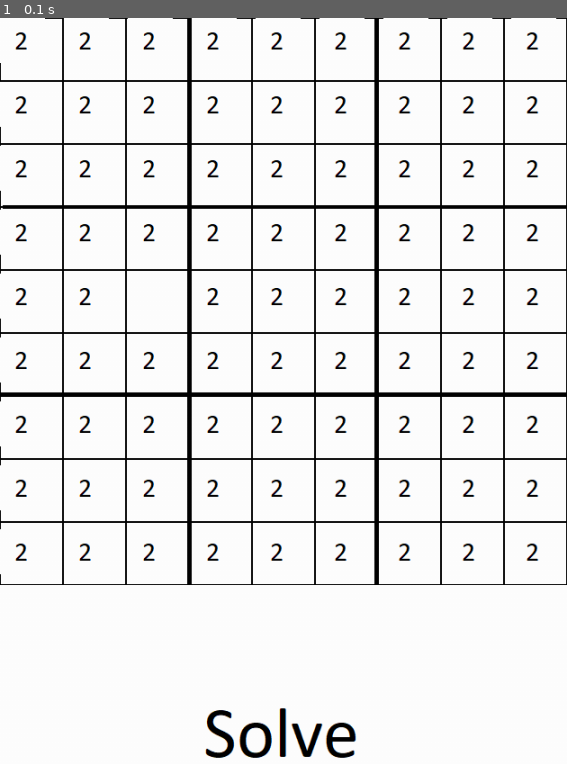
Above: before the commit, frame 1.
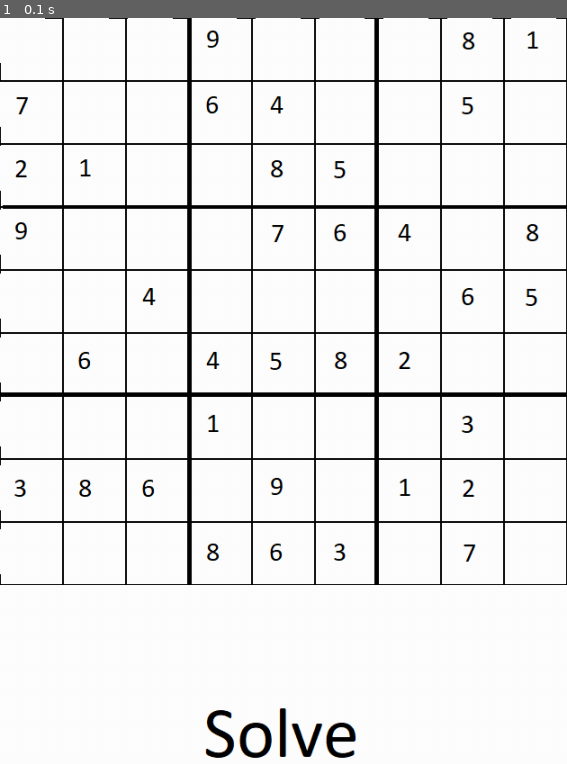
Above: after the commit, the same moment.

Repository: alexandre-assad/MySudoku
Game: pygame game, started from main.py
Two runs of this game, one before a commit and one after it. Both use one fixed random seed, a clock stepped at 60 frames per second and the inputs below.
Inputs:
- Up to frame 1 (0.1 s): no input

The runs differ from the first frame. In frame 1, 2.6% of the frame differs, in the area x 2-96%, y 1-73%.

Commit message:
[ADD] Transpose txt into Grid pygame

Diff:
--- a/main.py
+++ b/main.py
@@ -4,21 +4,27 @@
 from src.utils.txt_manager import *
 from src.utils.os_manager import *
 
-print(parse(sudoku_path("sudoku1.txt")))
+
+
+def generate_map_from_txt(file):
+    sudoku_list = parse(sudoku_path(file))
+    final_sudoku_map = []
+    sub_sudoku_map = []
+    for i in range(9):
+        for j in range(9):
+            sub_sudoku_map.append(Case(value=sudoku_list[i][j],x=i,y=j))
+        final_sudoku_map.append(sub_sudoku_map)
+        sub_sudoku_map = []
+    sudoku_map = Grid(final_sudoku_map)
+    return sudoku_map
+
+sudoku_map = generate_map_from_txt("sudoku1.txt")
 
 
 """
 To be ereased, first test of sudoku matrix
 """
-sudoku_list = []
-sub_sudoku = []
-for i in range(9):
-    for j in range(9):
-        sub_sudoku.append(Case(2,i,j))
-    sudoku_list.append(sub_sudoku)
-    sub_sudoku = []
-sudoku_map = Grid(sudoku_list)
-sudoku_map.g_matrix[2][4]= Case(0,2,4)
+
 
 
 """
--- a/src/layout/game.py
+++ b/src/layout/game.py
@@ -48,34 +48,34 @@
 
         for j in range(9):
 
-            if grid.g_matrix[i][j].value == 0:
+            if grid.g_matrix[i][j].value == "_":
                 game.screen.blit(emptyImg,position_in_grid(i,j))
 
-            elif grid.g_matrix[i][j].value == 1:
+            elif grid.g_matrix[i][j].value == "1":
                 game.screen.blit(oneImg,position_in_grid(i,j))
 
-            elif grid.g_matrix[i][j].value == 2:
+            elif grid.g_matrix[i][j].value == "2":
                 game.screen.blit(twoImg,position_in_grid(i,j))
 
-            elif grid.g_matrix[i][j].value == 3:
+            elif grid.g_matrix[i][j].value == "3":
                 game.screen.blit(threeImg,position_in_grid(i,j))
 
-            elif grid.g_matrix[i][j].value == 4:
+            elif grid.g_matrix[i][j].value == "4":
                 game.screen.blit(fourImg,position_in_grid(i,j))
 
-            elif grid.g_matrix[i][j].value == 5:
+            elif grid.g_matrix[i][j].value == "5":
                 game.screen.blit(fiveImg,position_in_grid(i,j))
 
-            elif grid.g_matrix[i][j].value == 6:
+            elif grid.g_matrix[i][j].value == "6":
                 game.screen.blit(sixImg,position_in_grid(i,j))
 
-            elif grid.g_matrix[i][j].value == 7:
+            elif grid.g_matrix[i][j].value == "7":
                 game.screen.blit(sevenImg,position_in_grid(i,j))
 
-            elif grid.g_matrix[i][j].value == 8:
+            elif grid.g_matrix[i][j].value == "8":
                 game.screen.blit(eightImg,position_in_grid(i,j))
 
-            elif grid.g_matrix[i][j].value == 9:
+            elif grid.g_matrix[i][j].value == "9":
                 game.screen.blit(nineImg,position_in_grid(i,j))
     solve_button = Button(x=215,y=700,image=solveImg)
     solve_button.draw(game)
